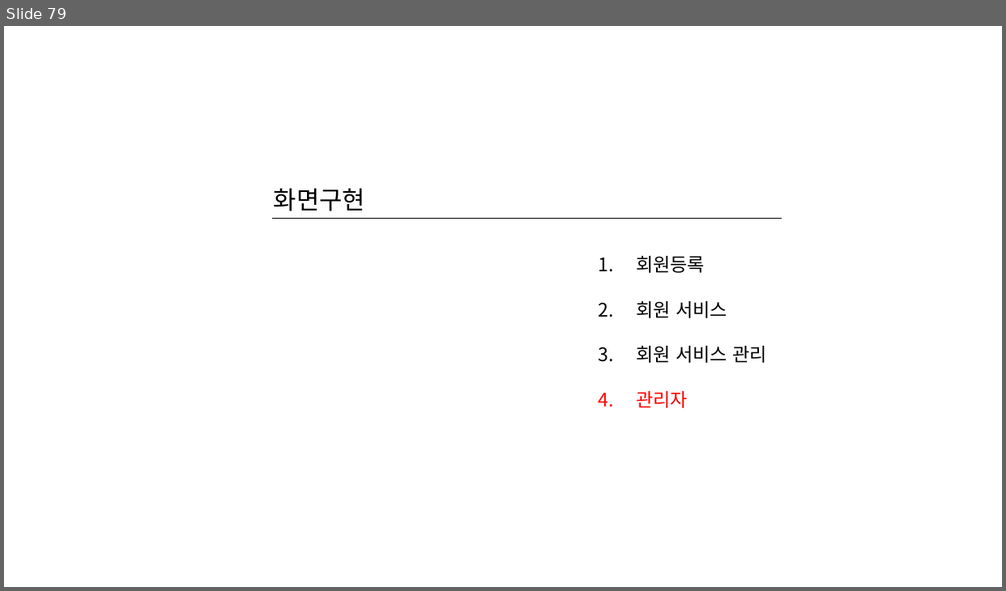
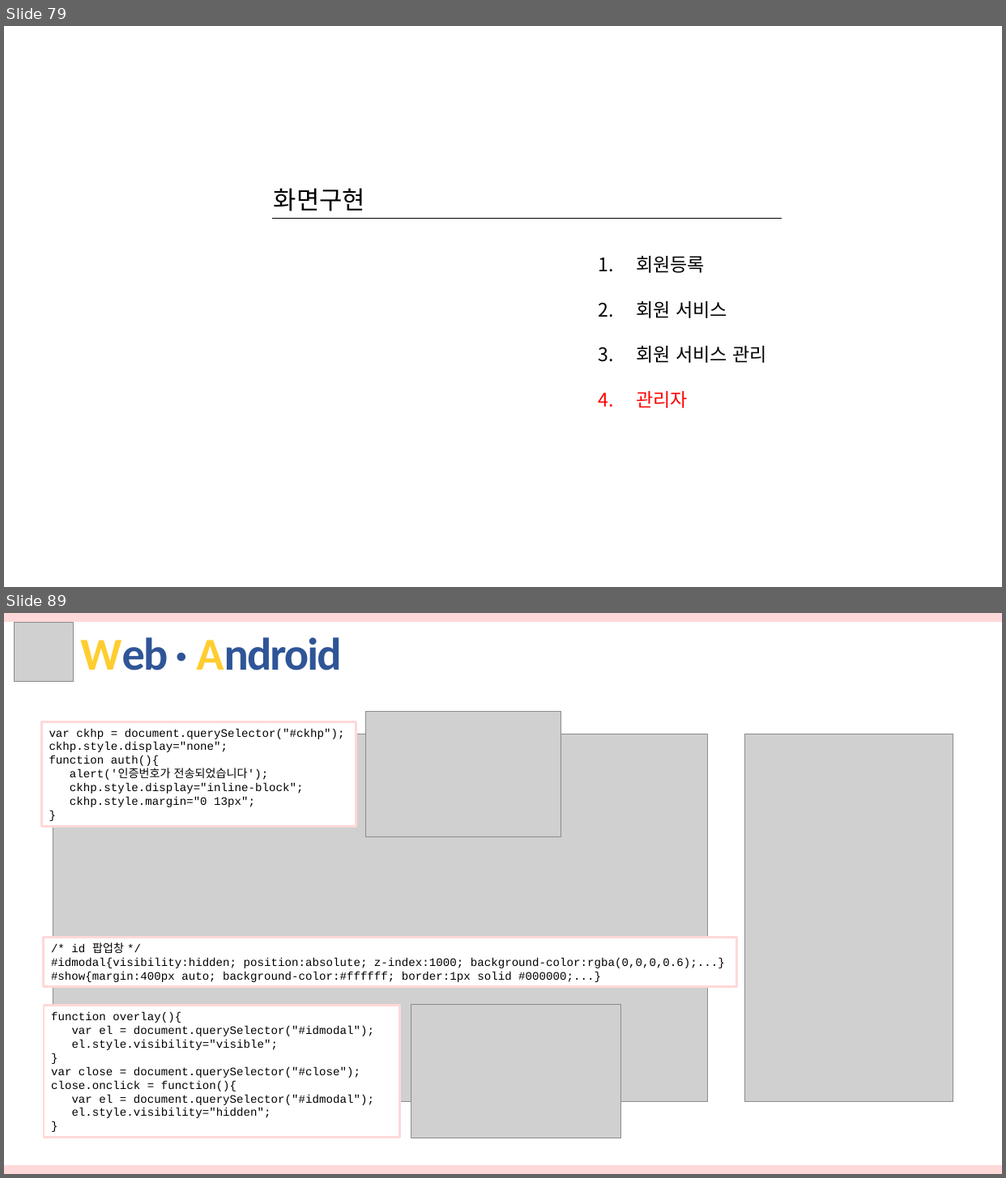
Before and after one commit to hhsw07/ezen-academy-projects, a slide deck: 발표자료/3차/반려동물관리서비스.pptx. Shown one above the other, each under a label of ours: slide 79 before the commit, slides 79 and 89 after it; the slides between them are not shown. The pictures are 1006x591 and 1006x1178 pixels, drawn with LibreOffice and Linux fonts; fonts in the diff are those of the drawing; grey boxes stand for pictures. Boxes give left, top, right and bottom in pixels: in the first picture for what was removed or moved away, otherwise in the second. Text is boxed around its words. In the diff, an @@ line names an element or a change of style, - is before the commit and + after.

```diff
--- a/발표자료/3차/반려동물관리서비스.pptx
+++ b/발표자료/3차/반려동물관리서비스.pptx
@@ slide 89 added at bbox=[4, 613, 1002, 1174], background #FFFFFF @@
@@ rectangle added at bbox=[4, 613, 1002, 622], fill #FFD8D9 @@
@@ picture added at bbox=[15, 623, 74, 682] @@
@@ text added at bbox=[80, 637, 341, 671], 44 pt, text #2F5597, bold @@
+Web · Android
@@ rectangle added at bbox=[41, 722, 356, 826], fill #FFFFFF, outline #FFD8D9 2.25 pt, 11 pt, text #000000 @@
+var ckhp = document.querySelector("#ckhp");
+ckhp.style.display="none";
+function auth(){
+alert('인증번호가 전송되었습니다');
+ckhp.style.display="inline-block";
+ckhp.style.margin="0 13px";
+}
@@ picture added at bbox=[53, 734, 709, 1102] @@
@@ picture added at bbox=[365, 712, 561, 837] @@
@@ picture added at bbox=[745, 734, 953, 1102] @@
@@ rectangle added at bbox=[44, 937, 737, 986], fill #FFFFFF, outline #FFD8D9 2.25 pt, 11 pt, text #000000 @@
+/* id 팝업창 */
+#idmodal{visibility:hidden; position:absolute; z-index:1000; background-color:rgba(0,0,0,0.6);...}
+#show{margin:400px auto; background-color:#ffffff; border:1px solid #000000;...}
@@ rectangle added at bbox=[44, 1006, 399, 1139], fill #FFFFFF, outline #FFD8D9 2.25 pt, 11 pt, text #000000 @@
+function overlay(){
+var el = document.querySelector("#idmodal");
+el.style.visibility="visible";
+}
+var close = document.querySelector("#close");
+close.onclick = function(){
+var el = document.querySelector("#idmodal");
+el.style.visibility="hidden";
+}
@@ picture added at bbox=[411, 1004, 621, 1139] @@
@@ rectangle added at bbox=[4, 1165, 1002, 1174], fill #FFD8D9 @@
```
Also in this commit, not shown: 16 other slides added.
